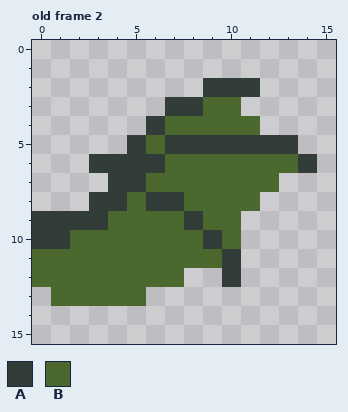
Two states of a pixel-art file, assets/wings-src.ase. Above: the version before the commit.
16x16 pixels, 4 frames. Shown: old frame 2. The commit also changed other frames, which this record leaves out.
Visible layers, top first: "Layer 4", "Layer 3", "Layer 2", "Layer 1".
Palette (. is transparent): A #323c39  B #4b692f
Pixels before, old frame 2, first column x 0:
 2 .........AAA...
 3 .......AABB....
 4 ......ABBBBB...
 5 .....ABAAAAAAA.
 6 ...AAAABBBBBBBA
 7 ....AABBBBBBB..
 8 ...AABAABBBB...
 9 AAAABBBBABB....
10 AABBBBBBBAB....
11 BBBBBBBBBBA....
12 BBBBBBBB..A....
13 .BBBBB.........
After the commit:
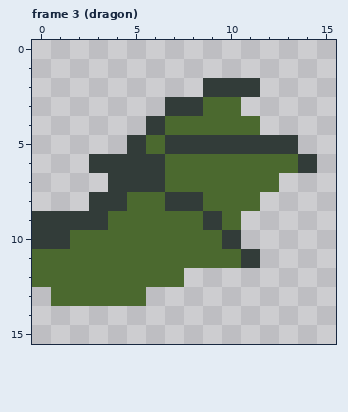
A new or re-ordered frame is compared with the old frame closest to it.
Message: Add demon wing animations
The exact change:
frames 4 -> 8
layer "dragon" added
layer "Layer 3" removed
Frame 3 (dragon) is new; against old frame 2:
There is now colour A in row 11 at x 11.
The edit turns colour B into colour A in row 7 at x 6; in row 8 at x 8; in row 9 at x 9; in row 10 at x 10.
The edit turns colour A into colour B in row 8 at x 6; in row 9 at x 8; in row 10 at x 9; in row 11 at x 10.
Colour A is removed in row 12 at x 10.
Changed places in both pictures, as pixel boxes (x1, y1, x2, y2):
changed: (146, 173, 260, 287)
